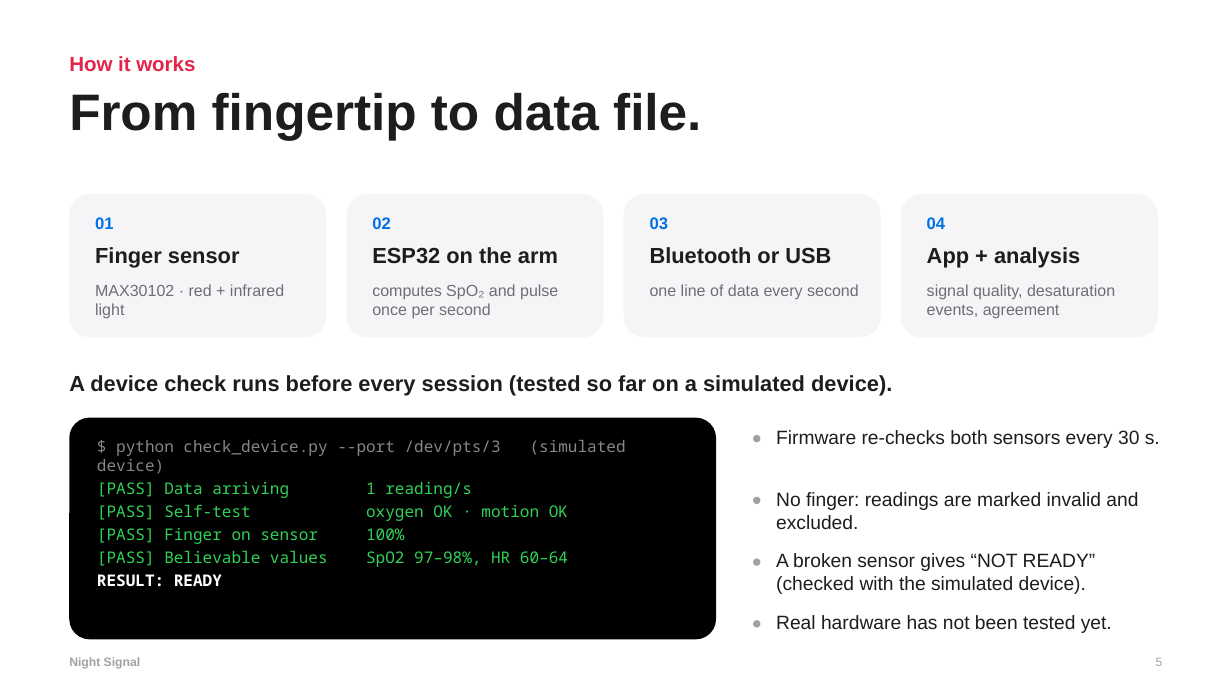
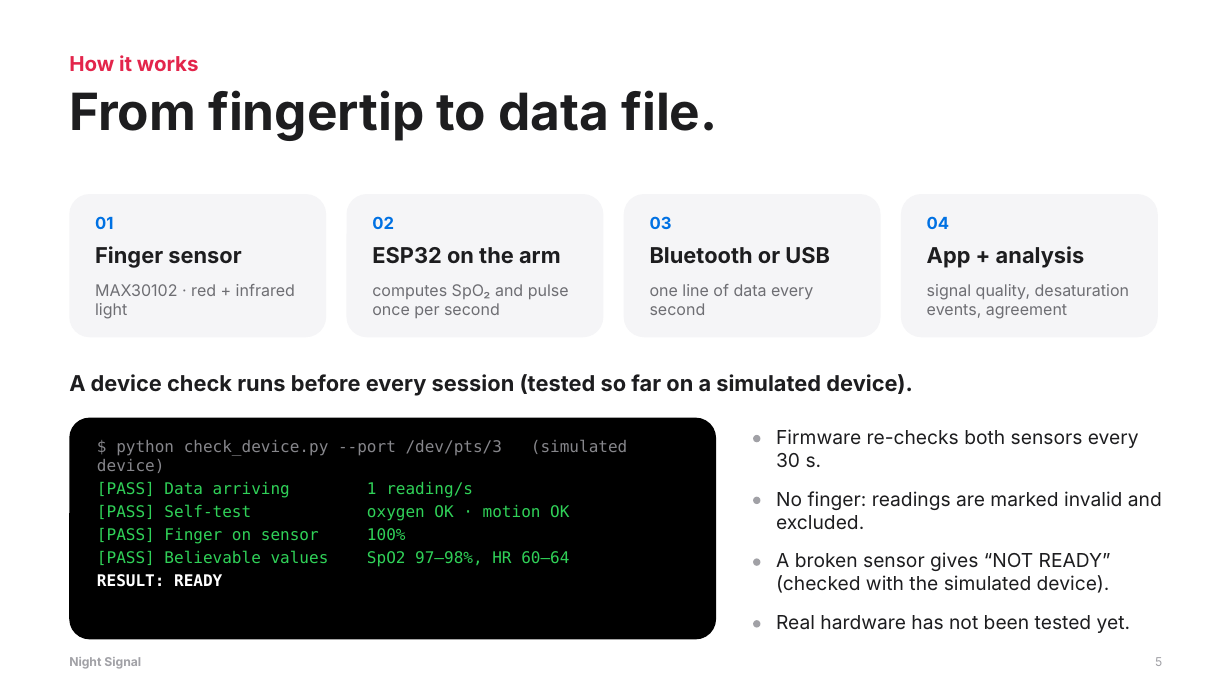
Before and after one commit to gabrielamamanestudent-wq/teetomivV2, a slide deck: slide 5 of science-fair/night-signal/Night_Signal_Presentation.pptx. Drawn at 1232x693 pixels with LibreOffice and Linux fonts; fonts in the diff are those of the drawing. Boxes give left, top, right and bottom in pixels: in the first picture for what was removed or moved away, otherwise in the second. Text is boxed around its words. In the diff, an @@ line names an element or a change of style, - is before the commit and + after.

```diff
--- a/science-fair/night-signal/Night_Signal_Presentation.pptx
+++ b/science-fair/night-signal/Night_Signal_Presentation.pptx
@@ text "$ python check_device.py --port /dev/pts/3 ..." at [97,440,627,587]: font Noto Sans Mono to DejaVu Sans Mono @@
@@ font Arial to Inter in 19 elements at [69,55,199,72], [69,90,717,141], [95,216,113,229], [95,246,241,268], [95,284,295,319], [372,216,394,229], [372,247,561,264], [372,284,569,318], [650,216,672,229], [650,247,830,264], [650,284,813,315], [927,216,950,229], [927,246,1085,268], [927,284,1130,319], [69,374,913,396], [776,429,1139,468], [776,491,1162,529], [776,552,1111,593], [776,615,1130,633] @@
```
Also in this commit, not shown: 18 other slides changed, 15 other files.
